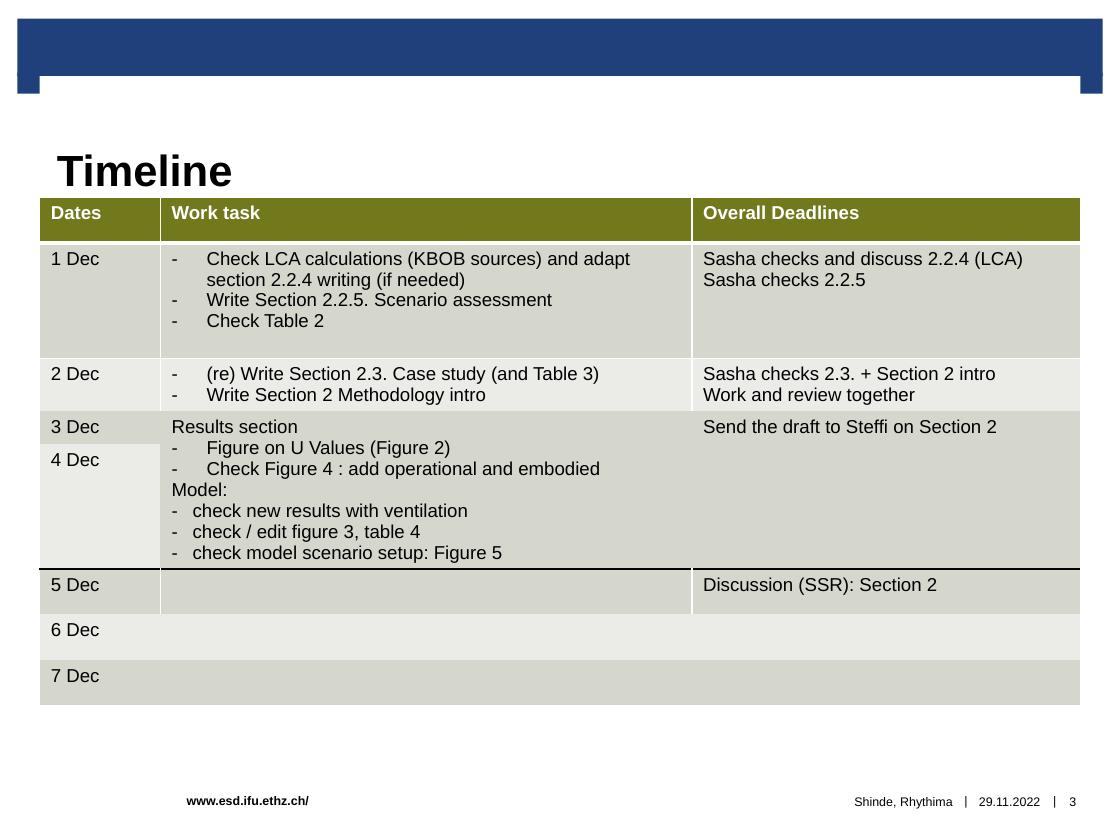
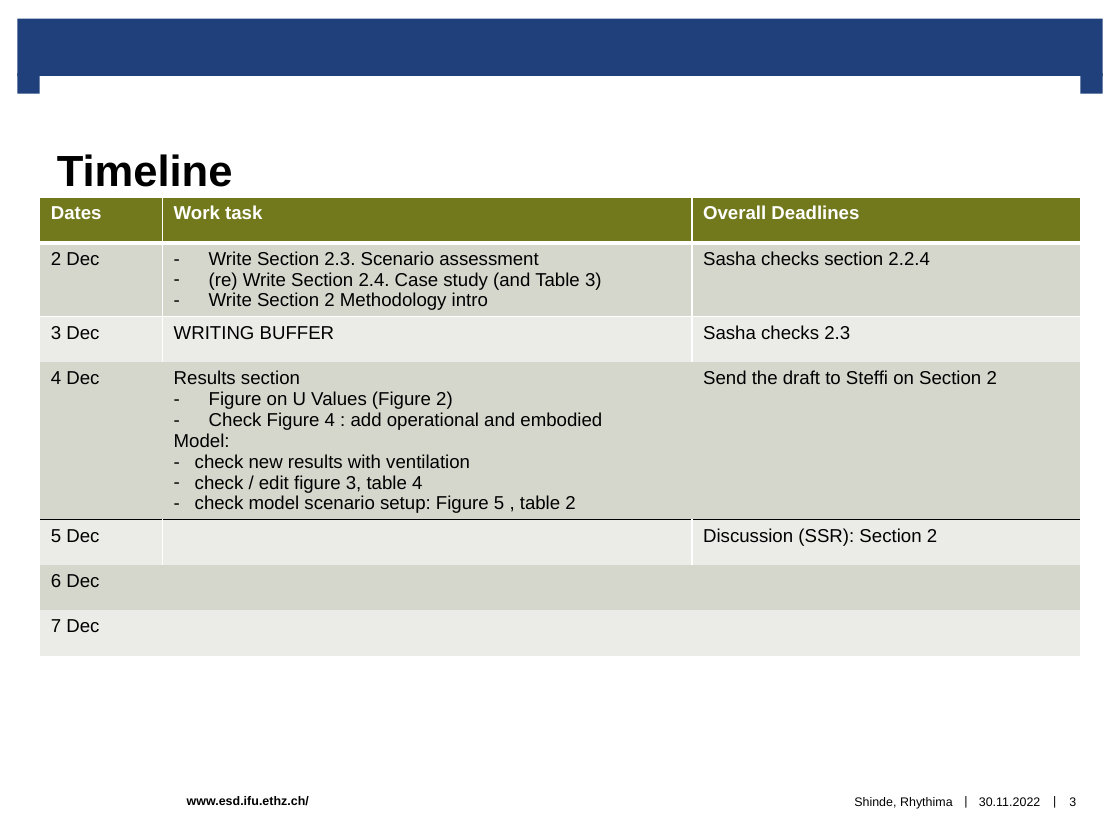
Before and after one commit to rhythimashinde/building-model, a slide deck: slide 3 of final/Discussion_paper.pptx. Drawn at 1120x840 pixels with LibreOffice and Linux fonts; fonts in the diff are those of the drawing; background and template pictures are left out. Boxes give left, top, right and bottom in pixels: in the first picture for what was removed or moved away, otherwise in the second. Text is boxed around its words. In the diff, an @@ line names an element or a change of style, - is before the commit and + after.

```diff
--- a/final/Discussion_paper.pptx
+++ b/final/Discussion_paper.pptx
@@ table at (39,197,1081,671) @@
-row 2: 1 Dec | Check LCA calculations (KBOB sources) and adapt section 2.2.4 writing (if needed) / Write Section 2.2.5. Scenario assessment / Check Table 2 | Sasha checks and discuss 2.2.4 (LCA) / Sasha checks 2.2.5
-row 3: 2 Dec | (re) Write Section 2.3. Case study (and Table 3) / Write Section 2 Methodology intro | Sasha checks 2.3. + Section 2 intro / Work and review together
-row 4: 3 Dec | Results section / Figure on U Values (Figure 2) / Check Figure 4 : add operational and embodied / Model: / check new results with ventilation / check / edit figure 3, table 4 / check model scenario setup: Figure 5 | Send the draft to Steffi on Section 2
-row 5: 4 Dec |  | 
+row 2: 2 Dec | Write Section 2.3. Scenario assessment / (re) Write Section 2.4. Case study (and Table 3) / Write Section 2 Methodology intro | Sasha checks section 2.2.4
+row 3: 3 Dec | WRITING BUFFER | Sasha checks 2.3
+row 4: 4 Dec | Results section / Figure on U Values (Figure 2) / Check Figure 4 : add operational and embodied / Model: / check new results with ventilation / check / edit figure 3, table 4 / check model scenario setup: Figure 5 , table 2 | Send the draft to Steffi on Section 2
@@ text at (979,797,1040,806): text changed @@
-29.11.2022
+30.11.2022
```
Also in this commit, not shown: 10 other slides changed.
